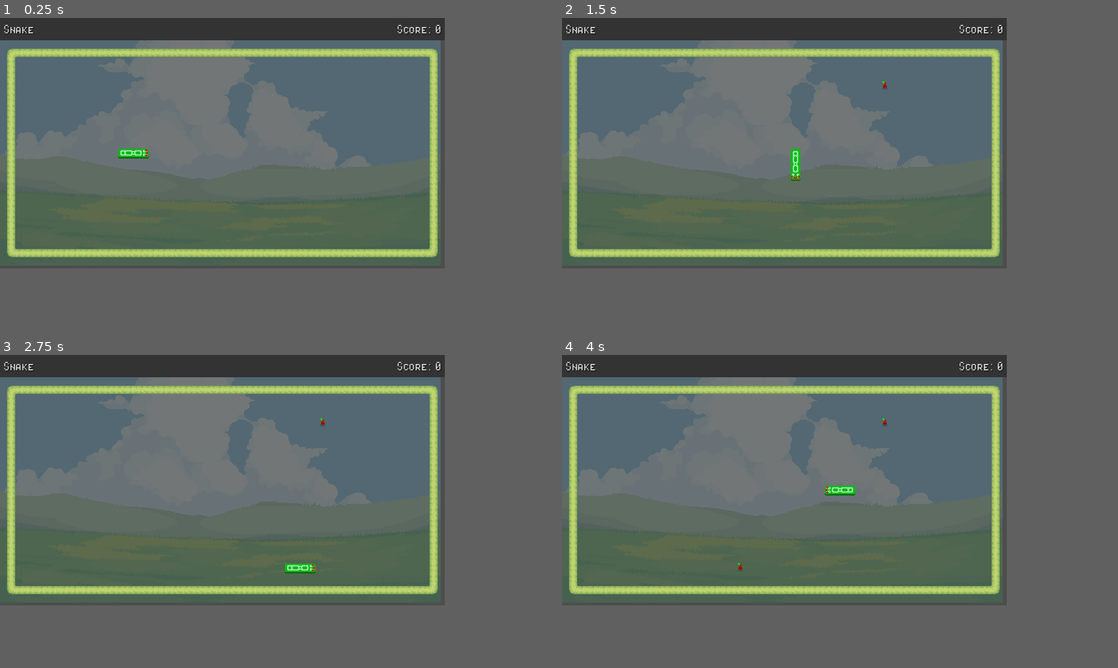
Above: before the commit, frames 1-4 (two rows, left to right).
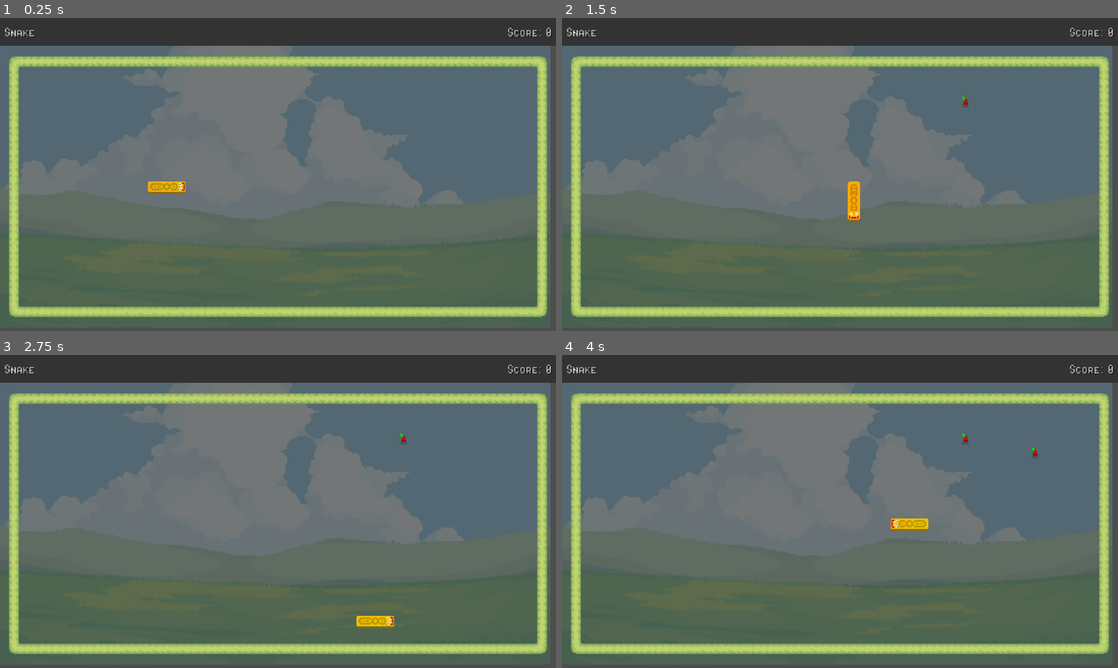
Above: after the commit, the same moments.

Repository: toupeira/ministry-of-fun
Game: Godot game, scene res://main.tscn
The game is run twice, just before and just after one commit, with the same random seed, the same clock (stepped at 60 frames per second) and the same inputs.
Inputs:
- Up to frame 1 (0.25 s): no input
- Up to frame 2 (1.5 s): tap Enter at 0.5 s; hold Right (right) 0.53-1.28 s; hold Space (start) 0.53-1.28 s; hold Down (down) from 1.28 s (still down); tap Space (start) at 1.35 s
- Up to frame 3 (2.75 s): release Down (down) at 2.03 s; hold Right (right) from 2.03 s (still down); hold Space (start) from 2.03 s (still down)
- Up to frame 4 (4 s): release Right (right) at 2.78 s; release Space (start) at 2.78 s; hold Up (up) 2.78-3.53 s; tap Space (start) at 2.85 s; hold Left (left) from 3.53 s (still down); hold Space (start) from 3.53 s (still down)
In our replay, the window is 640x360 before the commit and 800x450 after it. These sizes can differ from the game's own. Grey fills any space a smaller window leaves; there, only what the larger window draws over its background counts as a difference.

The runs differ from the first frame. In frame 1, 45% of the frame differs, in the area x 0-100%, y 0-100%; in frame 2, 45%; in frame 3, 45%; in frame 4, 45%.

Commit message:
feat(snake): add smoke and shader effects

Diff:
--- a/project.godot
+++ b/project.godot
@@ -13,6 +13,7 @@
 config/name="Lot 49"
 run/main_scene="uid://ct6i803nfsbvg"
 config/features=PackedStringArray("4.6", "GL Compatibility")
+run/max_fps=60
 config/icon="uid://dn5nksqihmyqv"
 
 [debug]
@@ -27,8 +28,9 @@
 
 window/size/viewport_width=640
 window/size/viewport_height=360
-window/size/mode=3
 window/size/initial_position_type=4
+window/size/window_width_override=1280
+window/size/window_height_override=720
 window/stretch/mode="canvas_items"
 
 [gui]
@@ -88,6 +90,26 @@
 "events": [Object(InputEventKey,"resource_local_to_scene":false,"resource_name":"","device":0,"window_id":0,"alt_presse …(193 unchanged characters)…
 ]
 }
+debug-god-mode={
+"deadzone": 0.2,
+"events": [Object(InputEventKey,"resource_local_to_scene":false,"resource_name":"","device":-1,"window_id":0,"alt_pressed":false,"shift_pressed":false,"ctrl_pressed":false,"meta_pressed":false,"pressed":false,"keycode":0,"physical_keycode":71,"key_label":0,"unicode":103,"location":0,"echo":false,"script":null)
+]
+}
+debug-1={
+"deadzone": 0.2,
+"events": [Object(InputEventKey,"resource_local_to_scene":false,"resource_name":"","device":-1,"window_id":0,"alt_pressed":false,"shift_pressed":false,"ctrl_pressed":false,"meta_pressed":false,"pressed":false,"keycode":0,"physical_keycode":49,"key_label":0,"unicode":49,"location":0,"echo":false,"script":null)
+]
+}
+debug-2={
+"deadzone": 0.2,
+"events": [Object(InputEventKey,"resource_local_to_scene":false,"resource_name":"","device":-1,"window_id":0,"alt_pressed":false,"shift_pressed":false,"ctrl_pressed":false,"meta_pressed":false,"pressed":false,"keycode":0,"physical_keycode":50,"key_label":0,"unicode":50,"location":0,"echo":false,"script":null)
+]
+}
+debug-3={
+"deadzone": 0.2,
+"events": [Object(InputEventKey,"resource_local_to_scene":false,"resource_name":"","device":-1,"window_id":0,"alt_pressed":false,"shift_pressed":false,"ctrl_pressed":false,"meta_pressed":false,"pressed":false,"keycode":0,"physical_keycode":51,"key_label":0,"unicode":51,"location":0,"echo":false,"script":null)
+]
+}
 
 [physics]
 
--- /dev/null
+++ b/shared/color_cycler.gdshader
@@ -0,0 +1,26 @@
+shader_type canvas_item;
+
+uniform float speed : hint_range(0.0, 10.0) = 1.0;
+uniform float intensity : hint_range(0.0, 2.0) = 1.0;
+uniform float spatial_scale : hint_range(0.0, 10.0) = 4.0;
+
+void fragment() {
+    vec4 tex = texture(TEXTURE, UV);
+
+    float spatial = length(SCREEN_UV - vec2(0.5)) * spatial_scale * 4.0;
+
+    float t = TIME * speed + spatial;
+
+    float s = sin(t);
+    float c = cos(t);
+
+    mat3 rot = mat3(
+        vec3(0.299 + 0.701*c + 0.168*s, 0.587 - 0.587*c + 0.330*s, 0.114 - 0.114*c - 0.497*s),
+        vec3(0.299 - 0.299*c - 0.328*s, 0.587 + 0.413*c + 0.035*s, 0.114 - 0.114*c + 0.292*s),
+        vec3(0.299 - 0.300*c + 1.250*s, 0.587 - 0.588*c - 1.050*s, 0.114 + 0.886*c - 0.203*s)
+    );
+
+    vec3 rotated = rot * tex.rgb;
+
+    COLOR = vec4(mix(tex.rgb, rotated, intensity), tex.a);
+}
--- a/shared/hud.gd
+++ b/shared/hud.gd
@@ -5,7 +5,10 @@
 
 @onready var title: Label = %Title
 @onready var details: Label = %Details
-@onready var gameOver: Control = %GameOver
+@onready var game_over_panel: Control = %GameOver
+@onready var debug_label: Label = %DebugLabel
+
+var debug_messages: Array[String] = []
 
 func _input(event: InputEvent) -> void:
   if event.is_action_pressed('fullscreen'):
@@ -32,16 +35,28 @@
   set_score(score)
 
 func game_over() -> void:
-  gameOver.modulate.a = 0.0
-  gameOver.visible = true
-  var tween := gameOver.create_tween()
-  tween.tween_property(gameOver, 'modulate:a', 1, 0.1)
+  game_over_panel.modulate.a = 0.0
+  game_over_panel.visible = true
+  var tween := game_over_panel.create_tween()
+  tween.tween_property(game_over_panel, 'modulate:a', 1, 0.1)
 
 func reset() -> void:
   score = 0
-  var tween := gameOver.create_tween()
-  tween.tween_property(gameOver, 'modulate:a', 0, 0.1)
-  tween.tween_callback(func() -> void: gameOver.visible = false)
+  var tween := game_over_panel.create_tween()
+  tween.tween_property(game_over_panel, 'modulate:a', 0, 0.1)
+  tween.tween_callback(func() -> void: game_over_panel.visible = false)
 
 func is_game_over() -> bool:
-  return gameOver.visible
+  return game_over_panel.visible
+
+func log_debug(message: String) -> void:
+  debug_messages.append(message)
+  debug_label.text = "\n".join(debug_messages)
+  debug_label.visible = true
+  await get_tree().create_timer(2).timeout
+
+  debug_messages.pop_front()
+  if debug_messages.size() == 0:
+    debug_label.visible = false
+  else:
+    debug_label.text = "\n".join(debug_messages)
--- a/shared/hud.tscn
+++ b/shared/hud.tscn
@@ -74,3 +74,18 @@
 Press Space to start a new game"
 horizontal_alignment = 1
 vertical_alignment = 1
+
+[node name="DebugLabel" type="Label" parent="." unique_id=228165109]
+unique_name_in_owner = true
+anchors_preset = 3
+anchor_left = 1.0
+anchor_top = 1.0
+anchor_right = 1.0
+anchor_bottom = 1.0
+offset_left = -640.0
+offset_top = -20.0
+offset_bottom = 1.0
+grow_horizontal = 0
+grow_vertical = 0
+label_settings = ExtResource("2_qha2f")
+vertical_alignment = 2
--- a/shared/label_setting.tres
+++ b/shared/label_setting.tres
@@ -4,6 +4,5 @@
 
 [resource]
 font = ExtResource("1_3gso1")
-font_size = 20
 outline_color = Color(0, 0, 0, 1)
 shadow_color = Color(0, 0, 0, 0.5)
--- /dev/null
+++ b/snake/smoke.gd
@@ -0,0 +1,5 @@
+extends GPUParticles2D
+
+func _ready() -> void:
+  await get_tree().create_timer(lifetime).timeout
+  queue_free()
--- /dev/null
+++ b/snake/smoke.tscn
@@ -0,0 +1,22 @@
+[gd_scene format=3 uid="uid://byegekvl2nuht"]
+
+[ext_resource type="Script" uid="uid://2ivpf6hi220e" path="res://snake/smoke.gd" id="1_q2w0f"]
+
+[sub_resource type="ParticleProcessMaterial" id="ParticleProcessMaterial_nf0qk"]
+particle_flag_disable_z = true
+direction = Vector3(-1, 0, 0)
+spread = 30.0
+initial_velocity_max = 50.0
+scale_min = 2.0
+scale_max = 8.0
+color = Color(0.9137255, 0.45882353, 0.24705882, 1)
+hue_variation_min = -1.0
+hue_variation_max = 0.99999994
+
+[node name="GPUParticles2D" type="GPUParticles2D" unique_id=1429903893]
+modulate = Color(1, 1, 1, 0.5)
+amount = 20
+lifetime = 0.4
+speed_scale = 1.5
+process_material = SubResource("ParticleProcessMaterial_nf0qk")
+script = ExtResource("1_q2w0f")
--- a/snake/snake.gd
+++ b/snake/snake.gd
@@ -1,4 +1,6 @@
 extends Node2D
+
+@onready var Smoke: PackedScene = preload('res://snake/smoke.tscn')
 
 @onready var timer: Timer = %Timer
 @onready var hud: Hud = %Hud
@@ -10,14 +12,16 @@
 const SPEED := 10
 const SNAKE_SIZE := 3
 const FOOD_FREQUENCY := 30
-const FOOD_SWALLOW := 10
+const FOOD_BOOSTER := 12
 const FOOD_MAX := 10
 
 var cycles := 0
 var pos_start := Vector2i(12, 9)
-var pos_current: Array[Vector2i] = []
-var pos_old: Array[Vector2i] = []
-var headOffset := Vector2i.ZERO
+var segments: Array[Vector2i] = []
+var add_segments := 0
+var snake_variant := Vector2i.ZERO
+var head_variant := Vector2i.ZERO
+var god_mode := false
 
 var directions: Dictionary[String, Vector2i] = {
   current = Vector2i.ZERO,
@@ -36,37 +40,39 @@
   yellow = Vector2i(2, 21),
 }
 
+var default_food := FOOD_TILES.red
+
 const SNAKE_TILES := {
   head = {
-    Vector2i.UP: Vector2i(1, 10),
-    Vector2i.LEFT: Vector2i(1, 11),
-    Vector2i.DOWN: Vector2i(1, 12),
-    Vector2i.RIGHT: Vector2i(1, 13),
+    Vector2i.UP: Vector2i(1, 3),
+    Vector2i.LEFT: Vector2i(1, 4),
+    Vector2i.DOWN: Vector2i(1, 5),
+    Vector2i.RIGHT: Vector2i(1, 6),
   },
 
   body = {
-    Vector2i.UP: Vector2i(0, 9),
-    Vector2i.DOWN: Vector2i(0, 9),
-    Vector2i.LEFT: Vector2i(1, 9),
-    Vector2i.RIGHT: Vector2i(1, 9),
+    Vector2i.UP: Vector2i(0, 2),
+    Vector2i.DOWN: Vector2i(0, 2),
+    Vector2i.LEFT: Vector2i(1, 2),
+    Vector2i.RIGHT: Vector2i(1, 2),
   },
 
   corners = {
-    [Vector2i.RIGHT, Vector2i.UP]: Vector2i(2, 9),
-    [Vector2i.DOWN, Vector2i.LEFT]: Vector2i(2, 9),
-    [Vector2i.LEFT, Vector2i.UP]: Vector2i(3, 9),
-    [Vector2i.DOWN, Vector2i.RIGHT]: Vector2i(3, 9),
-    [Vector2i.RIGHT, Vector2i.DOWN]: Vector2i(4, 9),
-    [Vector2i.UP, Vector2i.LEFT]: Vector2i(4, 9),
-    [Vector2i.LEFT, Vector2i.DOWN]: Vector2i(5, 9),
-    [Vector2i.UP, Vector2i.RIGHT]: Vector2i(5, 9),
+    [Vector2i.RIGHT, Vector2i.UP]: Vector2i(2, 2),
+    [Vector2i.DOWN, Vector2i.LEFT]: Vector2i(2, 2),
+    [Vector2i.LEFT, Vector2i.UP]: Vector2i(3, 2),
+    [Vector2i.DOWN, Vector2i.RIGHT]: Vector2i(3, 2),
+    [Vector2i.RIGHT, Vector2i.DOWN]: Vector2i(4, 2),
+    [Vector2i.UP, Vector2i.LEFT]: Vector2i(4, 2),
+    [Vector2i.LEFT, Vector2i.DOWN]: Vector2i(5, 2),
+    [Vector2i.UP, Vector2i.RIGHT]: Vector2i(5, 2),
   },
 
   tail = {
-    Vector2i.UP: Vector2i(6, 9),
-    Vector2i.DOWN: Vector2i(8, 9),
-    Vector2i.LEFT: Vector2i(7, 9),
-    Vector2i.RIGHT: Vector2i(9, 9),
+    Vector2i.UP: Vector2i(6, 2),
+    Vector2i.DOWN: Vector2i(8, 2),
+    Vector2i.LEFT: Vector2i(7, 2),
+    Vector2i.RIGHT: Vector2i(9, 2),
   },
 }
 
@@ -81,7 +87,23 @@
   add_food()
 
 func _input(event: InputEvent) -> void:
-  if hud.is_game_over():
+  if event.is_action_pressed('debug-god-mode'):
+    god_mode = !god_mode
+    hud.log_debug('God mode ' + ('Enabled' if god_mode else 'Disabled'))
+    return
+  elif event.is_action_pressed('debug-1'):
+    default_food = FOOD_TILES.red
+    hud.log_debug('preferring Red food')
+    return
+  elif event.is_action_pressed('debug-2'):
+    default_food = FOOD_TILES.green
+    hud.log_debug('preferring Green food')
+    return
+  elif event.is_action_pressed('debug-3'):
+    default_food = FOOD_TILES.yellow
+    hud.log_debug('preferring Yellow food')
+    return
+  elif hud.is_game_over():
     if event.is_action_pressed('start'):
       start_game()
     return
@@ -109,43 +131,58 @@
 
   snake.clear()
   food.clear()
-  pos_current.clear()
-  pos_old.clear()
+  segments.clear()
+  add_segments = 0
+
+  snake_variant = Vector2i(0, 7 * (randi() % 3))
+  head_variant = Vector2i.ZERO
+
+  (snake.material as ShaderMaterial).set_shader_parameter('intensity', 0)
 
   for i in range(SNAKE_SIZE):
-    add_segment(pos_start - Vector2i(i, 0))
+    segments.append(pos_start - i * directions.current)
 
   render_snake()
 
 func end_game() -> void:
   timer.stop()
-  hud.game_over()
-
-func add_segment(pos: Vector2i) -> void:
-  pos_current.append(pos)
+  if not god_mode:
+    hud.game_over()
 
 func render_snake() -> void:
   snake.clear()
 
-  var tile: Vector2i = SNAKE_TILES.head[directions.current] + headOffset
+  var tile: Vector2i = SNAKE_TILES.head[directions.current] + head_variant
   var lastSegment: Vector2i
   var lastDirection: Vector2i
 
-  for index in range(pos_current.size()):
-    var segment := pos_current[index]
+  var intensity := minf(0.8, 0.1 + pow(segments.size(), 2.3) / 100_000)
+  (snake.material as ShaderMaterial).set_shader_parameter('intensity', intensity)
+
+  for index in range(segments.size()):
+    var segment := segments[index]
     if lastSegment:
       var direction := lastSegment - segment
-      if index == pos_current.size() - 1:
-        tile= SNAKE_TILES.tail[direction]
+      if index == segments.size() - 1:
+        tile = SNAKE_TILES.tail.get(direction, Vector2i.ZERO)
       else:
-        tile = SNAKE_TILES.body[direction]
+        tile = SNAKE_TILES.body.get(direction, Vector2i.ZERO)
 
       if lastDirection and direction != lastDirection:
-        var cornerTile: Vector2i = SNAKE_TILES.corners[[direction, lastDirection]]
-        snake.set_cell(lastSegment, 1, cornerTile)
+        var corner_tile: Vector2i = SNAKE_TILES.corners.get([direction, lastDirection], Vector2i.ZERO)
+        if corner_tile != Vector2i.ZERO:
+          snake.set_cell(lastSegment, 1, corner_tile + snake_variant)
+        else:
+          print("Invalid corner:")
+          print(segment, lastSegment, direction, lastDirection)
       lastDirection = direction
 
-    snake.set_cell(segment, 1, tile)
+    if tile != Vector2i.ZERO:
+      snake.set_cell(segment, 1, tile + snake_variant)
+    else:
+      print("Invalid direction:")
+      print(segment, lastSegment, lastDirection)
+
     lastSegment = segment
 
 func move_snake() -> void:
@@ -153,15 +190,15 @@
     return
 
   # Calculate new head position
-  var head: Vector2i = pos_current[0] + directions.next
+  var head: Vector2i = segments[0] + directions.next
 
   # Check collisions with walls
   if walls.get_cell_source_id(head) >= 0:
     return end_game()
 #
   ## Check collisions with self
-  for i in range(1, len(pos_current)):
-    if head == pos_current[i]:
+  for i in range(1, len(segments)):
+    if head == segments[i]:
       return end_game()
 
   # Check collisions with food
@@ -169,12 +206,14 @@
     eat_food(head)
 
   # Move snake segments
-  pos_old = pos_current.duplicate()
-  pos_current[0] = head
+  var tail = segments[-1]
+  segments = segments.slice(0, -1)
+  segments.insert(0, head)
   directions.current = directions.next
 
-  for i in range(1, len(pos_current)):
-    pos_current[i] = pos_old[i - 1]
+  if add_segments > 0:
+    segments.append(tail)
+    add_segments -= 1
 
   render_snake()
 
@@ -186,34 +225,57 @@
   var rect := walls.get_used_rect()
   while true:
     var pos := Vector2i(randi() % rect.size.x, randi() % rect.size.y)
+
     if walls.get_cell_source_id(pos) < 0 and snake.get_cell_source_id(pos) < 0:
-      var tile := FOOD_TILES.red
-      if pos_current.size() > FOOD_SWALLOW * 2 and randi() % 10 == 0 and food.get_used_cells_by_id(1, FOOD_TILES.green).size() == 0:
+      var tile := default_food
+      if randi() % 5 == 0 and food.get_used_cells().size() > 0:
+        tile = FOOD_TILES.yellow
+      elif segments.size() > FOOD_BOOSTER * 2 and randi() % 5 == 0 and food.get_used_cells_by_id(1, FOOD_TILES.green).size() == 0:
         tile = FOOD_TILES.green
       food.set_cell(pos, 1, tile)
       return
 
 func eat_food(pos: Vector2i) -> void:
-  headOffset = Vector2i(3, 0)
+  head_variant = Vector2i(3, 0)
   var sprite := Sprite2D.new()
   sprite.modulate.a = 0.4
   sprite.texture = Util.get_tile_image(food, pos)
   sprite.position = Util.get_tile_position(food, pos)
   add_child(sprite)
-  Util.grow_and_fade(sprite).tween_callback(func() -> void: headOffset = Vector2i.ZERO)
-
-  var tile = food.get_cell_atlas_coords(pos)
+  Util.grow_and_fade(sprite).tween_callback(func() -> void: head_variant = Vector2i.ZERO)
+
+  var tile := food.get_cell_atlas_coords(pos)
   food.erase_cell(pos)
 
   if tile == FOOD_TILES.red:
     hud.add_score(scores.red)
-    add_segment(pos)
+    add_segments += 1
   elif tile == FOOD_TILES.green:
     hud.add_score(scores.green)
-    pos_current.resize(max(3, pos_current.size() - FOOD_SWALLOW))
-    food.set_cell(pos_current[-1], 1, FOOD_TILES.yellow)
+    for i in range(FOOD_BOOSTER):
+      await sleep(1.0 / SPEED / 4)
+      segments.resize(maxi(3, segments.size() - 1))
+      render_snake()
+    food.set_cell(segments[-1], 1, FOOD_TILES.yellow)
   elif tile == FOOD_TILES.yellow:
     hud.add_score(scores.yellow)
-    for i in range(FOOD_SWALLOW):
-      _on_timer_timeout.call_deferred()
-      add_segment.call_deferred(pos)
+    for i in range(FOOD_BOOSTER / 1.5):
+      await sleep(1.0 / SPEED / 1.5)
+      _on_timer_timeout()
+      add_segments += 1
+      spawn_particles(
+        Smoke,
+        Util.get_tile_position(food, segments[0]),
+        directions.current
+      )
+
+func sleep(seconds: float) -> Signal:
+  return get_tree().create_timer(seconds).timeout
+
+func spawn_particles(particles_class: PackedScene, pos: Vector2i, direction: Vector2i) -> void:
+  var particles: GPUParticles2D = particles_class.instantiate()
+  particles.global_position = pos
+  particles.one_shot = true
+  if direction:
+    particles.rotation = Vector2(direction).angle()
+  add_child(particles)
--- a/snake/snake.tscn
+++ b/snake/snake.tscn
@@ -4,6 +4,13 @@
 [ext_resource type="TileSet" uid="uid://c5cnhdne8rbs4" path="res://snake/tileset.tres" id="2_iujm3"]
 [ext_resource type="PackedScene" uid="uid://w38ekea1d6hv" path="res://shared/hud.tscn" id="2_vtpab"]
 [ext_resource type="Texture2D" uid="uid://cn6qxfhn0e3gm" path="res://assets/backgrounds/Nature Landscapes/nature 2/origbig.png" id="3_vtpab"]
+[ext_resource type="Shader" uid="uid://ctrfek1i5k82m" path="res://shared/color_cycler.gdshader" id="5_rwqi7"]
+
+[sub_resource type="ShaderMaterial" id="ShaderMaterial_c6obg"]
+shader = ExtResource("5_rwqi7")
+shader_parameter/speed = 3.0000001425
+shader_parameter/intensity = 0.0
+shader_parameter/spatial_scale = 4.0
 
 [node name="Snake" type="Node2D" unique_id=1798389054]
 script = ExtResource("1_j2kkt")
@@ -31,6 +38,7 @@
 
 [node name="Snake" type="TileMapLayer" parent="Tiles" unique_id=2104160943]
 unique_name_in_owner = true
+material = SubResource("ShaderMaterial_c6obg")
 tile_set = ExtResource("2_iujm3")
 
 [node name="Food" type="TileMapLayer" parent="Tiles" unique_id=1739448336]
Not shown, changed: export_presets.cfg
Not shown, added: shared/color_cycler.gdshader.uid
Not shown, added: snake/smoke.gd.uid
